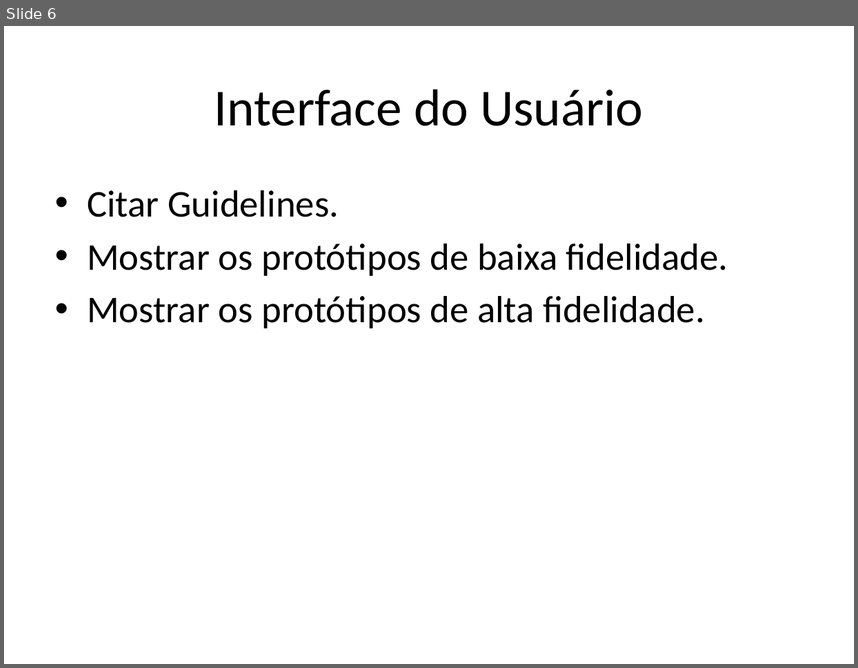
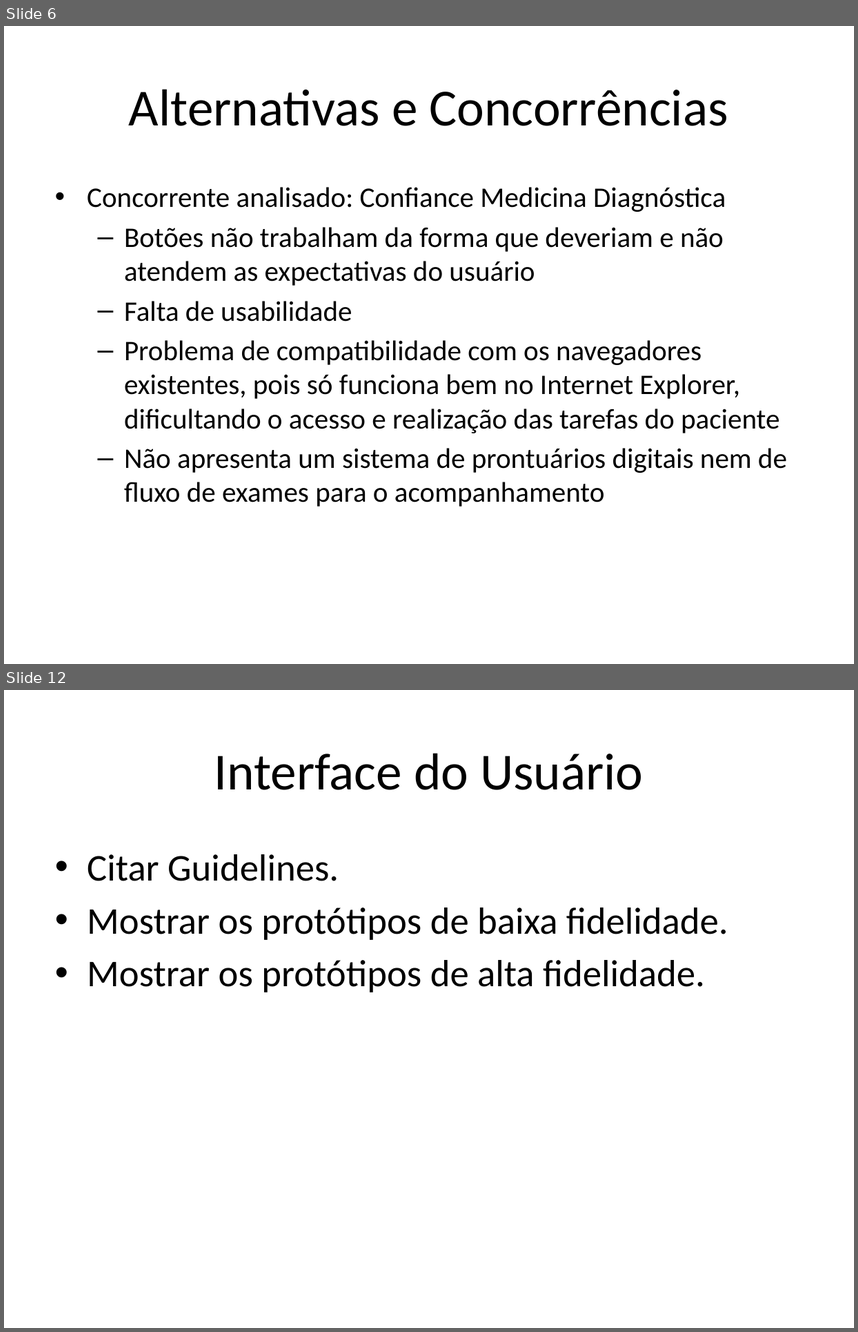
Before and after one commit to kokmz/TCCHUE, a slide deck: documentacao/G4_Apresentacao2sem2014_Final.pptx. Shown one above the other, each under a label of ours: slide 6 before the commit, slides 6 and 12 after it; the slides between them are not shown. The pictures are 858x668 and 858x1332 pixels, drawn with LibreOffice and Linux fonts; fonts in the diff are those of the drawing; background and template pictures are left out. Boxes give left, top, right and bottom in pixels: in the first picture for what was removed or moved away, otherwise in the second. Text is boxed around its words. In the diff, an @@ line names an element or a change of style, - is before the commit and + after.

Commit message:
Atualização do slide da Apresentação. Já está praticamente finalizado, faltando algumas coisas e ajustes.

```diff
--- a/documentacao/G4_Apresentacao2sem2014_Final.pptx
+++ b/documentacao/G4_Apresentacao2sem2014_Final.pptx
@@ slide 6 added at box(4, 26, 854, 664), background picture (left out) @@
@@ title added at box(129, 89, 728, 126), 44 pt, text #000000 @@
+Alternativas e Concorrências
@@ text added at box(87, 187, 787, 506), 24 pt, text #000000 @@
+• Concorrente analisado: Confiance Medicina Diagnóstica
+  – Botões não trabalham da forma que deveriam e não atendem as expectativas do usuário
+  – Falta de usabilidade
+  – Problema de compatibilidade com os navegadores existentes, pois só funciona bem no Internet Explorer, dificultando o acesso e realização das tarefas do paciente
+  – Não apresenta um sistema de prontuários digitais nem de fluxo de exames para o acompanhamento
@@ what was slide 6 is now slide 12 @@
```
Also in this commit, not shown: 3 slides changed, 12 other slides added, 5 slides removed.
